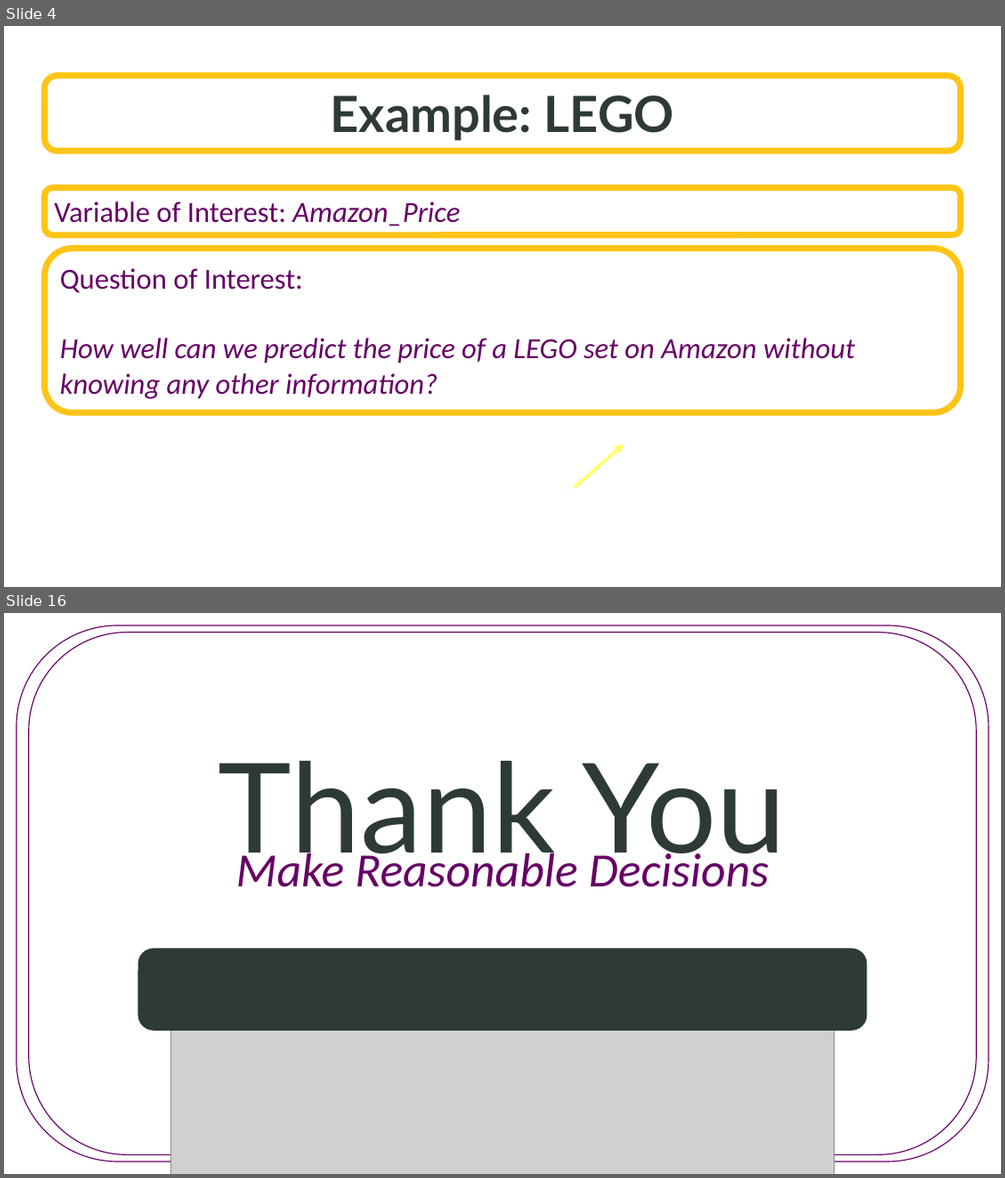
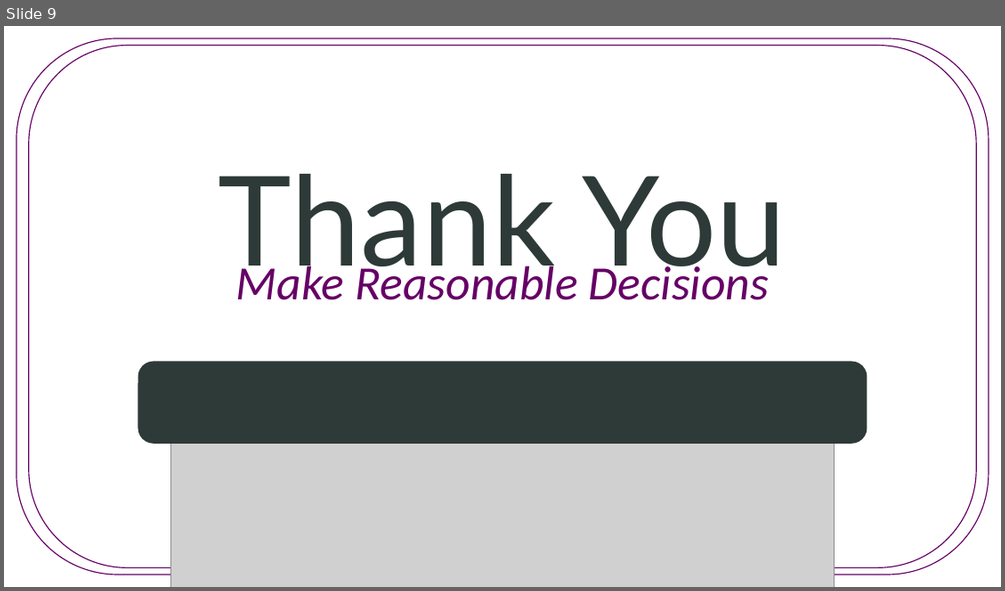
Before and after one commit to SuperMarioGiacomazzo/STOR455_WEBSITE, a slide deck: Lectures/5 - Assessing Conditions.pptx. Shown one above the other, each under a label of ours: slides 4 and 16 before the commit, slide 9 after it; the slides between them are not shown. The pictures are 1005x1178 and 1005x591 pixels, drawn with LibreOffice and Linux fonts; fonts in the diff are those of the drawing; grey boxes stand for pictures; background and template pictures are left out. Boxes give left, top, right and bottom in pixels: in the first picture for what was removed or moved away, otherwise in the second. Text is boxed around its words. In the diff, an @@ line names an element or a change of style, - is before the commit and + after.

```diff
--- a/Lectures/5 - Assessing Conditions.pptx
+++ b/Lectures/5 - Assessing Conditions.pptx
@@ slide 4 removed at <box>4,26,1001,587</box>, background picture (left out) @@
@@ rounded rectangle removed at <box>44,75,961,151</box> @@
-Example: LEGO
@@ rounded rectangle removed at <box>44,187,961,234</box> @@
-Variable of Interest: Amazon_Price
@@ rounded rectangle removed at <box>44,248,961,412</box> @@
-Question of Interest:
-How well can we predict the price of a LEGO set on Amazon without knowing any other information?
@@ arrow removed from (574, 487) to (624, 444) @@
@@ what was slide 16 is now slide 9 @@
```
Also in this commit, not shown: 2 slides changed, 6 slides added, 12 other slides removed, 12 other files.
